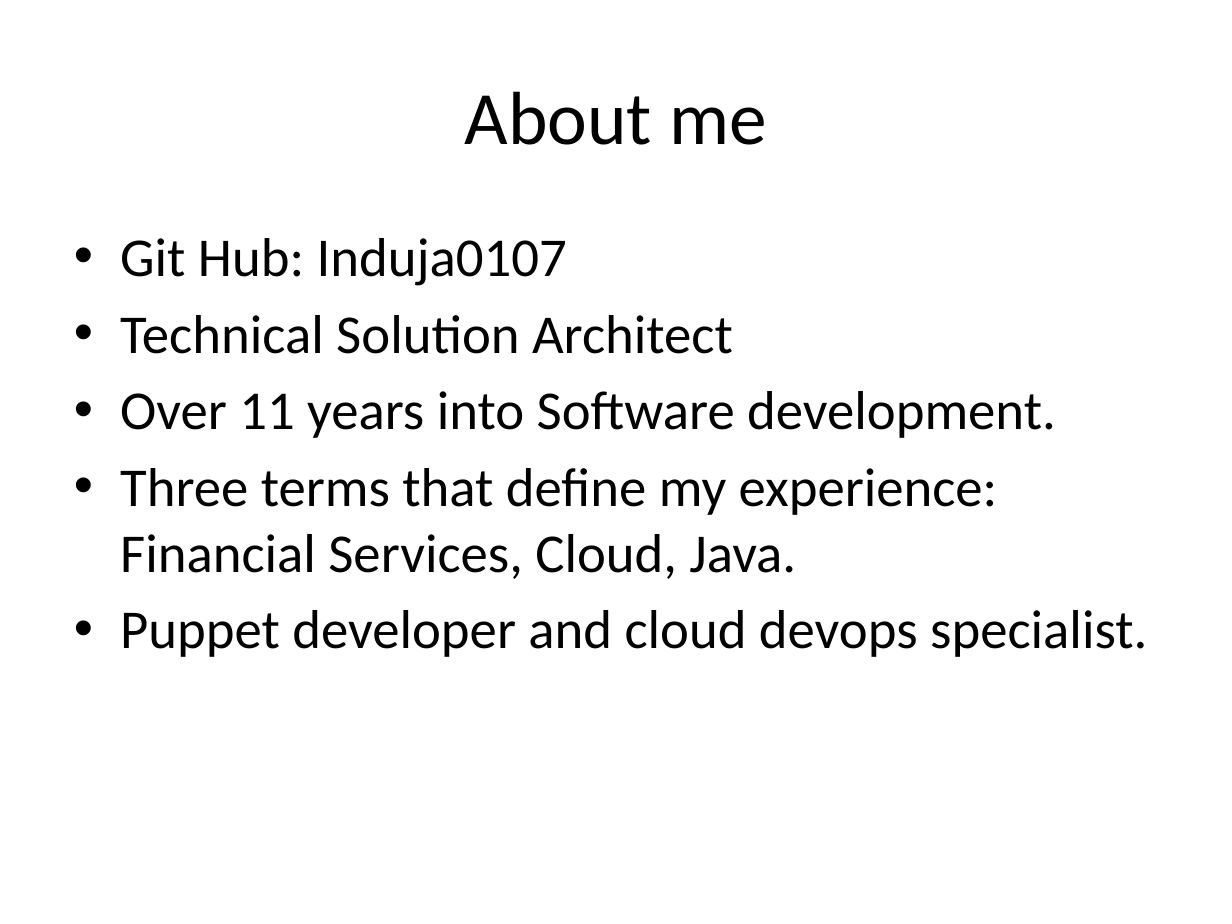
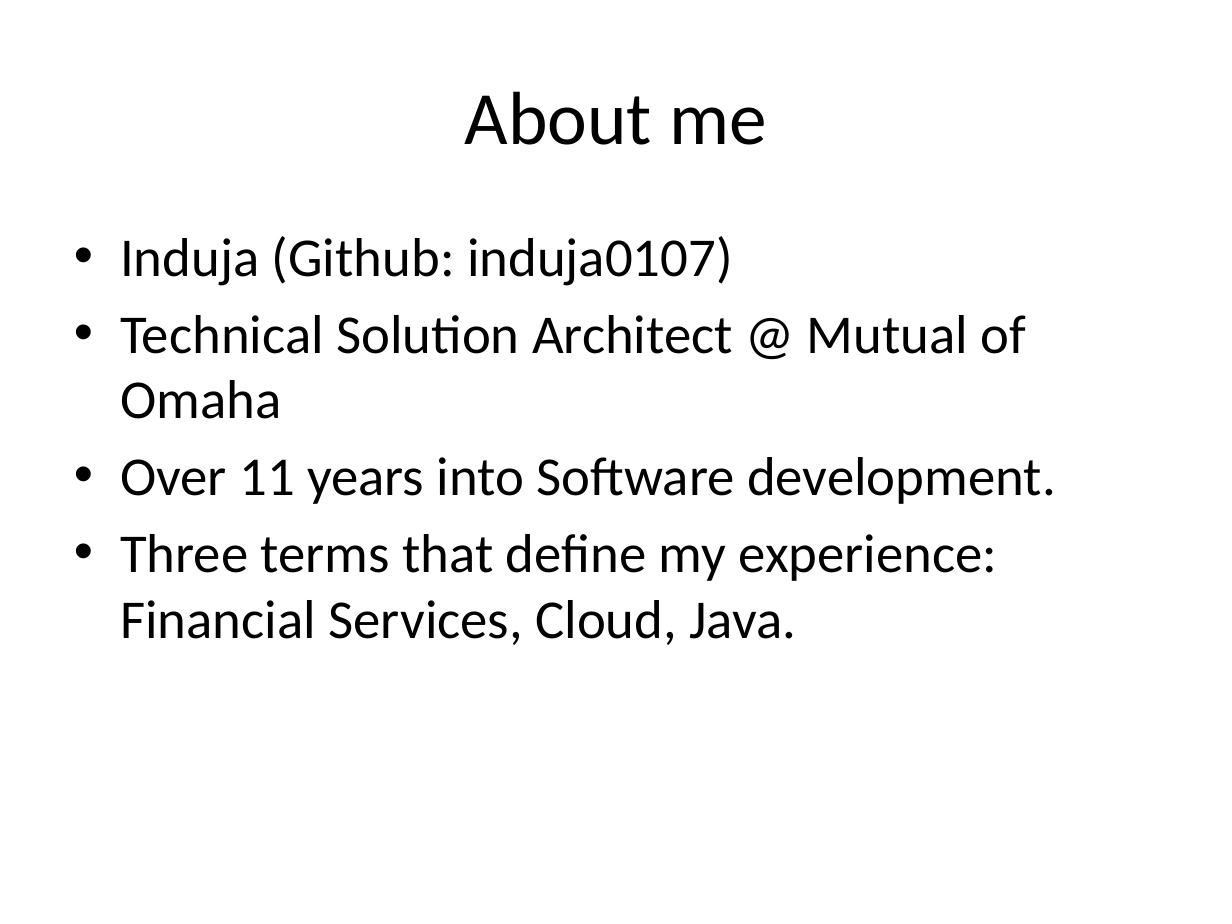
Before and after one commit to induja0107/Beaker-rspec, a slide deck: slide 3 of Beaker-rspec.pptx. Drawn at 1232x924 pixels with LibreOffice and Linux fonts; fonts in the diff are those of the drawing. Boxes give left, top, right and bottom in pixels: in the first picture for what was removed or moved away, otherwise in the second. Text is boxed around its words. In the diff, an @@ line names an element or a change of style, - is before the commit and + after.

```diff
--- a/Beaker-rspec.pptx
+++ b/Beaker-rspec.pptx
@@ text at (120,236,1026,419): text changed @@
-• Git Hub: Induja0107
-• Technical Solution Architect
+• Induja (Github: induja0107)
+• Technical Solution Architect @ Mutual of Omaha
@@ text at (120,610,1147,657): paragraph removed @@
-• Puppet developer and cloud devops specialist.
```
Also in this commit, not shown: 1 other slide changed.
